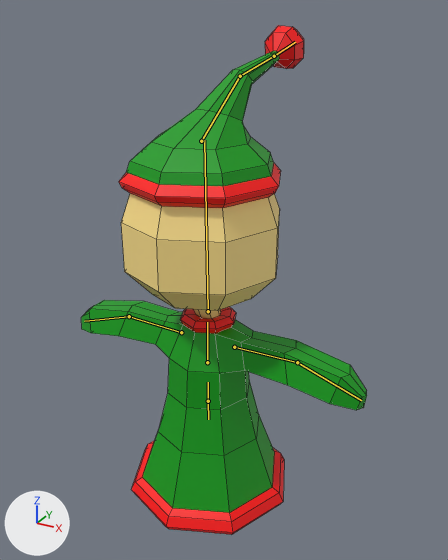
Before and after pictures for a commit that changed the FBX model Assets/3D Models/elfy-boi-anim.fbx.
Rendered twice from a 50 mm lens placed at (2.67, -4.44, 4.67), pointed at (0.08, 0.28, 2.31). The axes (+X, +Y, +Z) are drawn at lower left. The lights are the same throughout. The bones that bend it are drawn over the model as lines. Mesh edges are drawn as thin lines.
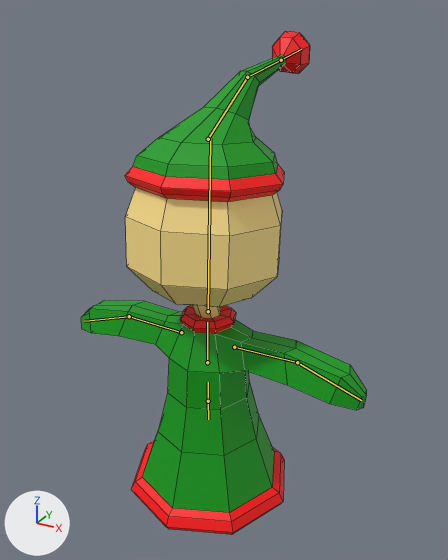
The newer file adds an action. The first version stands in its rest pose; the second is drawn at frame 21 of the action 'Armature|ArmatureAction'.

The change, as a list of edits to the scene's bpy script:
```text
Change bone_head:
    where bone_head = bpy.data.objects['Armature'].pose.bones['Head']  # child of 'Top Torso'
    bone_head.rotation_quaternion: (1.0, 0.0, 0.0, 0.0) -> (0.999, -0.032, 0.0, 0.0)  # degrees (0, 0, 0) -> degrees (-4, 0, 0)
```

What differs and where, as boxes [x1, y1, x2, y2] in the pictures (448 x 560 px):
'Cylinder', posed
    before: [81, 26, 367, 534]
    after: [81, 31, 367, 534]
bone 'Head', root to tip
    before: (208, 311) to (204, 140)
    after: (208, 311) to (210, 138)
